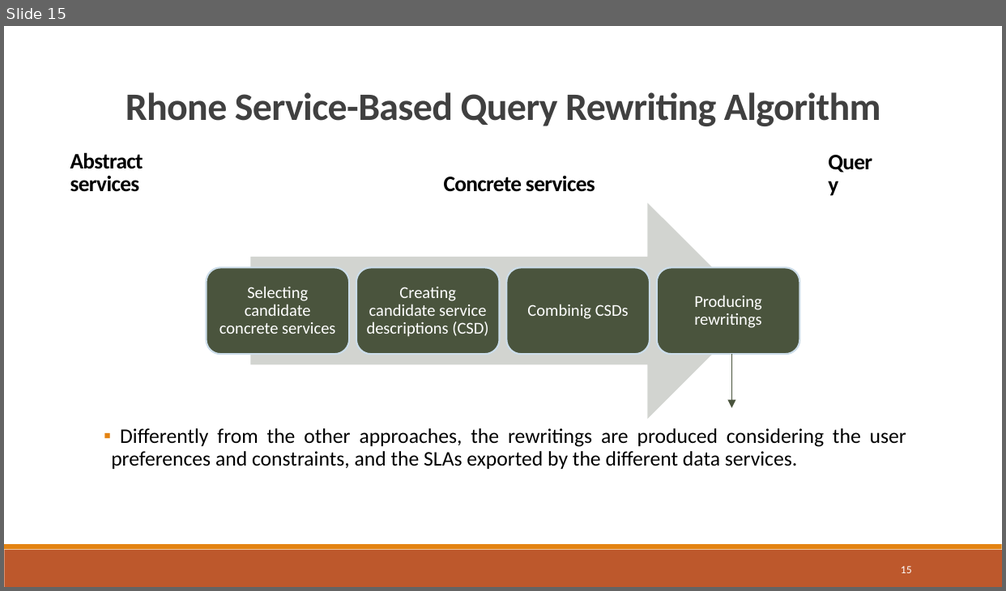
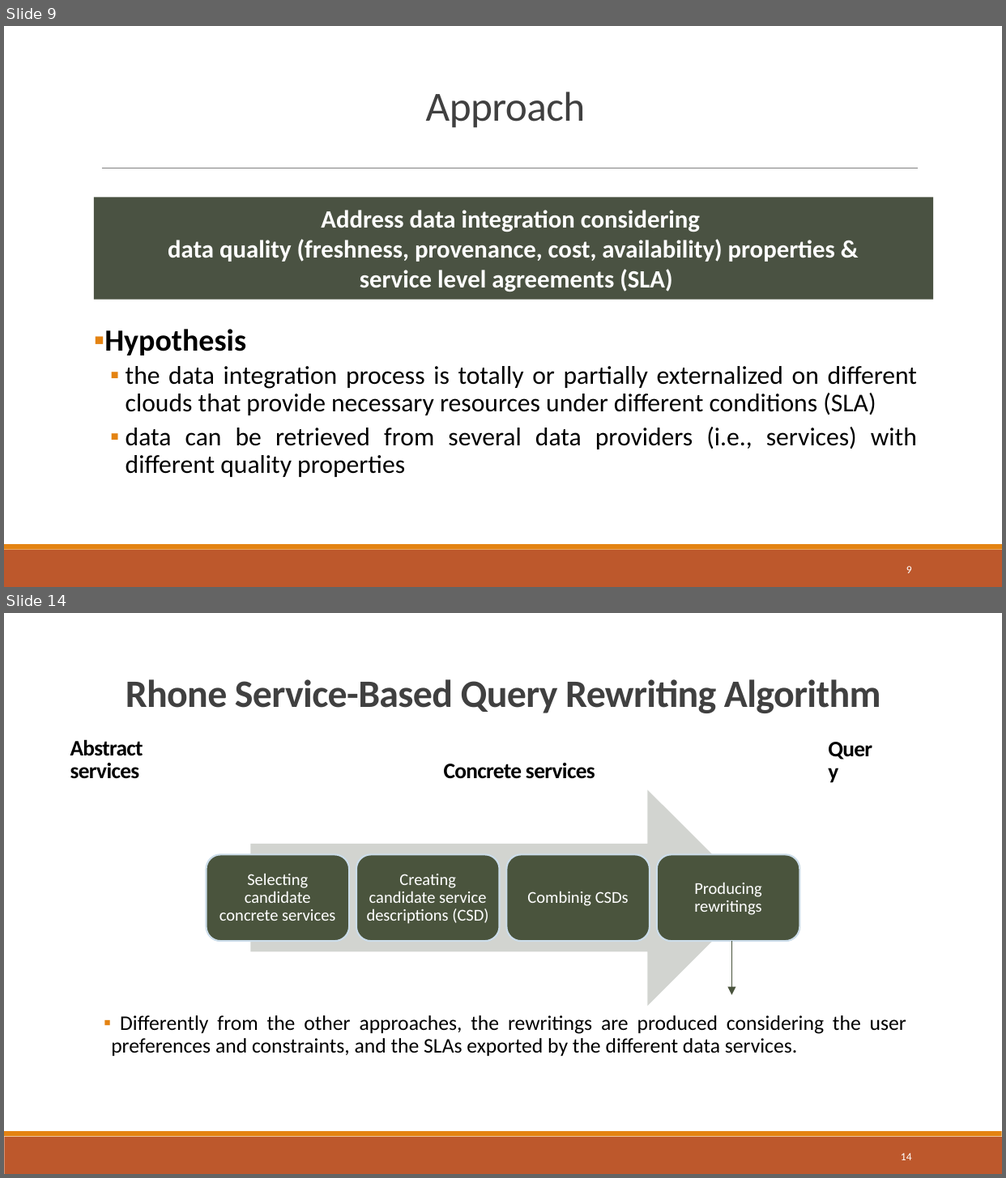
Before and after one commit to danielboni/DanielCarvalho-PhD, a slide deck: Presentations/ADBIS 2016/ADBIS-2016-Presentation.pptx. Shown one above the other, each under a label of ours: slide 15 before the commit, slides 9 and 14 after it; the slides between them are not shown. The pictures are 1006x591 and 1006x1178 pixels, drawn with LibreOffice and Linux fonts; fonts in the diff are those of the drawing. Boxes give left, top, right and bottom in pixels: in the first picture for what was removed or moved away, otherwise in the second. Text is boxed around its words. In the diff, an @@ line names an element or a change of style, - is before the commit and + after.

```diff
--- a/Presentations/ADBIS 2016/ADBIS-2016-Presentation.pptx
+++ b/Presentations/ADBIS 2016/ADBIS-2016-Presentation.pptx
@@ slide 9 added at <box>4,26,1002,587</box>, background #FFFFFF; not listed: 2 template elements that a slide beside it also shows @@
@@ title added at <box>426,92,585,128</box>, 30 pt, text #404040 @@
+Approach
@@ line added from (102, 169) to (917, 169), #808080 0.5 pt @@
@@ rectangle added at <box>94,198,933,301</box>, fill #4A5242, 18 pt, text #FFFFFF, bold @@
+Address data integration considering
+data quality (freshness, provenance, cost, availability) properties &
+service level agreements (SLA)
@@ text added at <box>104,329,918,477</box>, 18.5 pt, text #000000 @@
+▪ Hypothesis
+  ▪ the data integration process is totally or partially externalized on different clouds that provide necessary resources under different conditions (SLA)
+  ▪ data can be retrieved from several data providers (i.e., services) with different quality properties
@@ page number added at <box>906,566,912,574</box>, 7.9 pt, text #FFFFFF @@
+9
@@ what was slide 15 is now slide 14 @@
@@ page number at <box>901,1153,912,1161</box>: text changed @@
-15
+14
```
Also in this commit, not shown: 7 slides changed, 2 other slides added, 1 slide removed.
